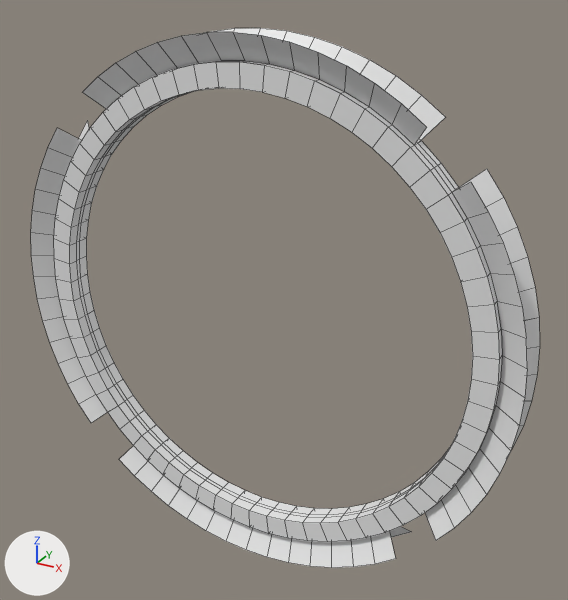
Two versions of the Blender file Blender Files/Checkpoint_ring.blend, one commit apart.
Both versions are drawn from a camera (50 mm lens) standing at (41.0, -67.3, 36.8) and looking at (2.6, 2.4, 2.0). Every picture has the same lights, and +X, +Y and +Z are marked at lower left. The older version comes first. Mesh edges are drawn as thin lines.
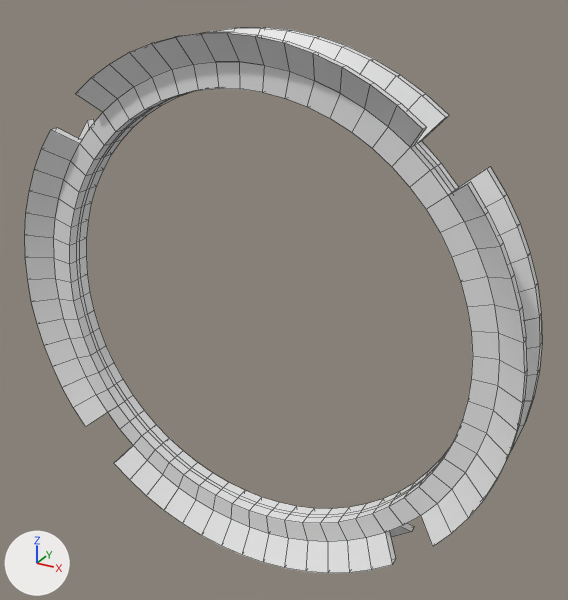
Commit message: Finish up creating outer structure for checkpoint ring

Where the change shows, as pixel boxes [x1, y1, x2, y2] in the pictures (568 x 600 px):
'Cylinder', reshaped
    before: [31, 28, 540, 568]
    after: [25, 27, 542, 573]
part 1 of me_cylinder, built on
    before: [290, 70, 345, 93]
    after: [25, 27, 542, 573]

The change, as a list of edits to the scene's bpy script:
```text
Change me_cylinder:
    used by ob_cylinder; location = (0.0, 0.0, 0.0); rotation_euler = (1.571, 0.0, 0.0), in degrees (90, 0, 0)
    remove me_cylinder.from_pydata(...)  # 639 vertices, 637 faces; spans x -30.2..30.2, y -30.2..30.2, z -2.5..2.5
    add me_cylinder.from_pydata(...)  # 759 vertices, 876 faces; spans x -30.2..30.2, y -30.2..30.2, z -3.5..3.5
    me_cylinder part 1
    1 vertex is removed from x 8.0, y 26.3, z 1.5
    4 faces are deleted
    61 new vertices lie (0.0, 0.0, -1.0) away from vertices in x -30.2..30.2, y -30.2..30.2, z -2.5
    60 new vertices lie (0.0, 0.0, 1.0) away from vertices in x -30.2..30.2, y -30.2..30.2, z 2.5
    243 new faces join them
```
